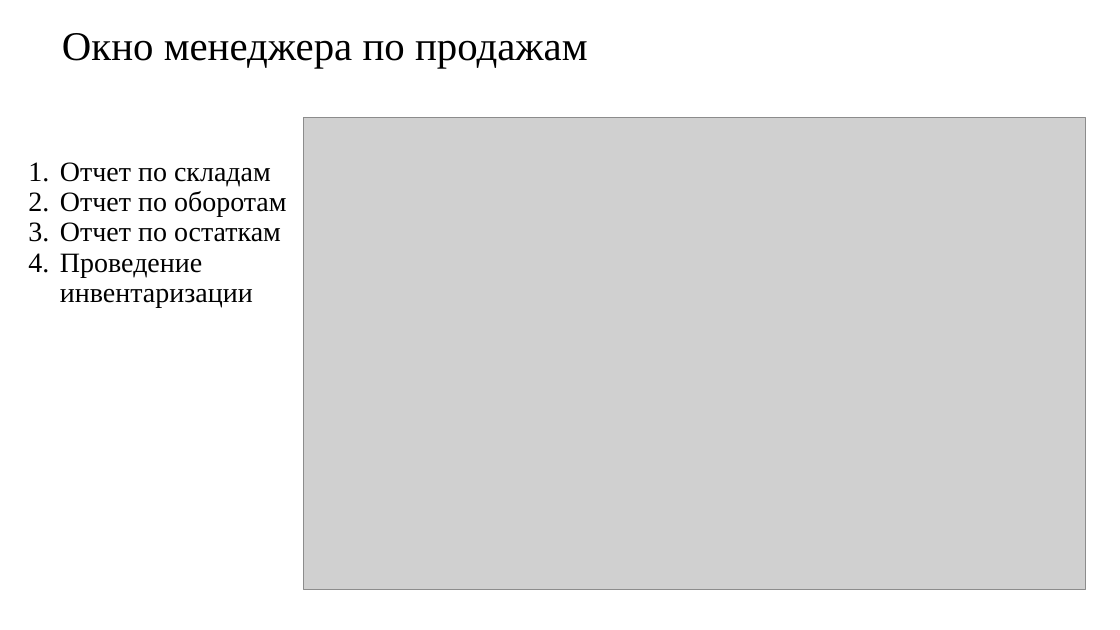
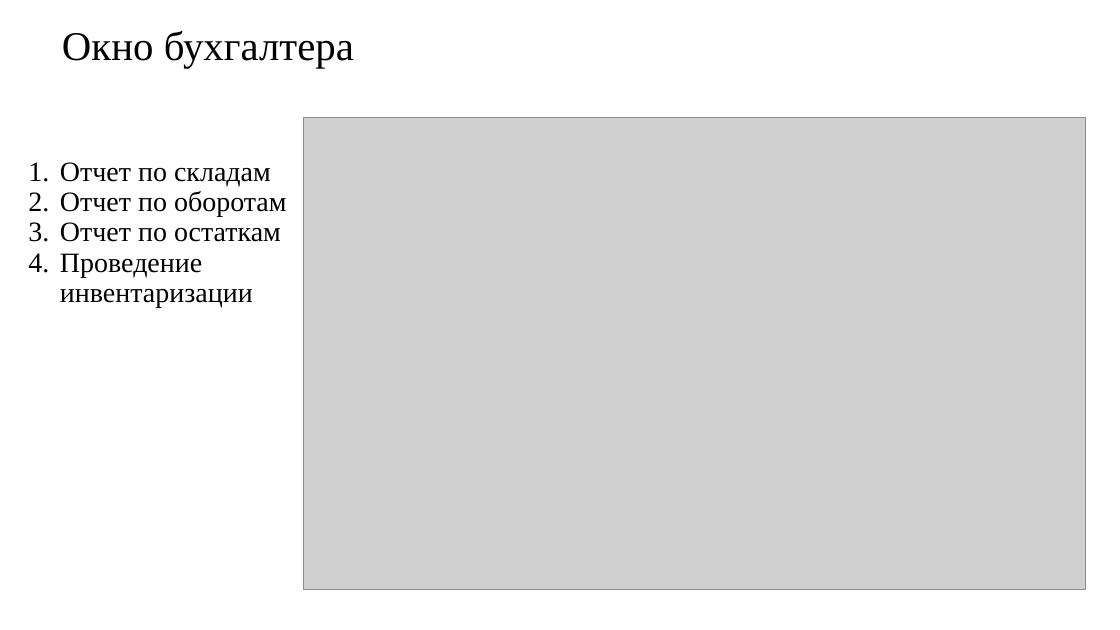
Before and after one commit to Natasha975/PracticePM01, a slide deck: slide 18 of Отчет по учебной практике ПМ.01.pptx. Drawn at 1120x630 pixels with LibreOffice and Linux fonts; fonts in the diff are those of the drawing; grey boxes stand for pictures. Boxes give left, top, right and bottom in pixels: in the first picture for what was removed or moved away, otherwise in the second. Text is boxed around its words. In the diff, an @@ line names an element or a change of style, - is before the commit and + after.

```diff
--- a/Отчет по учебной практике ПМ.01.pptx
+++ b/Отчет по учебной практике ПМ.01.pptx
@@ text at [62,30,354,68]: text changed @@
-Окно менеджера по продажам
+Окно бухгалтера
```
Also in this commit, not shown: 3 other slides changed, 3 other files.
